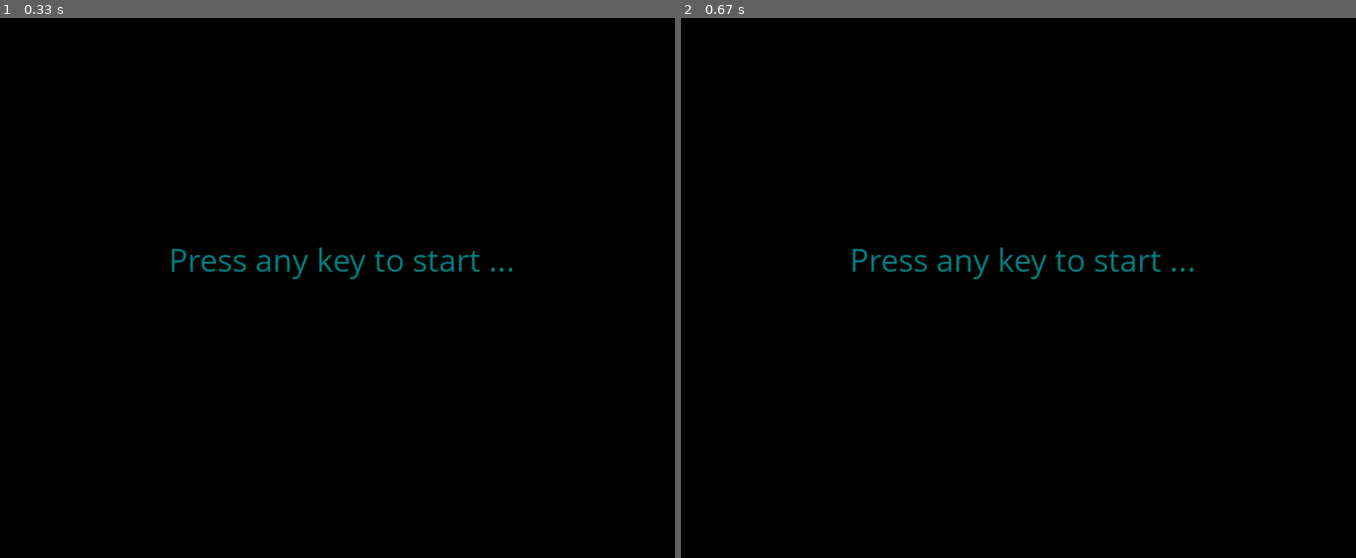
Above: before the commit, frames 1-2 (left to right).
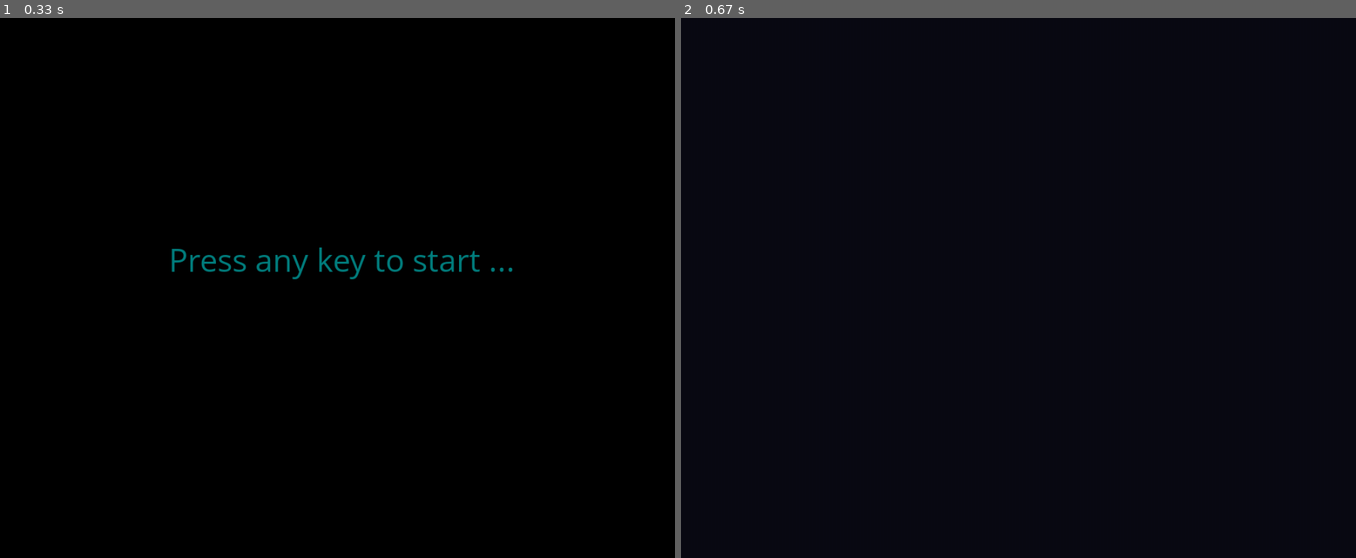
Above: after the commit, the same moments.

Repository: pandabb3356/pygame-tetris
Game: pygame game, started from run.py
Same seed, same stepped clock (60 frames per second), same inputs: the game is played once before the commit and once after it.
Inputs:
- Up to frame 1 (0.33 s): no input
- Up to frame 2 (0.67 s): tap Enter at 0.33 s

Frame 1 is identical in both runs. In frame 2, 0.6% of the frame differs, in the area x 25-76%, y 42-49%.

Commit message:
add tetris scene and board

Diff:
--- /dev/null
+++ b/tetris/engine/board.py
@@ -0,0 +1,41 @@
+from tetris.engine.piece import Piece
+from tetris.helper import Vector
+
+
+class Board:
+    BLOCK_SIZE: int = 30
+
+    _piece: Piece
+    _next_piece: Piece
+
+    def init(self):
+        """Initialize"""
+        self.reset()
+
+    def reset(self):
+        """Reset"""
+
+    def set_piece(self, piece: Piece):
+        """Set the piece"""
+        self._piece = piece
+
+    def switch_piece(self, piece: Piece):
+        """Switch the current piece & next piece"""
+        self.set_piece(piece)
+        self._next_piece = self.generate_piece()
+
+    @classmethod
+    def generate_piece(cls) -> Piece:
+        """Generate the piece"""
+
+    def lock_piece(self):
+        """Lock the collapsed piece"""
+
+    def rotate_piece(self, clockwise: bool = False):
+        """Rotate the piece"""
+
+    def clear_lines(self) -> int:
+        """Get the cleared lines"""
+
+    def check_move(self, vector: Vector) -> Vector:
+        """Get the coordinate vector with given vector"""
--- a/tetris/engine/piece.py
+++ b/tetris/engine/piece.py
@@ -11,7 +11,8 @@
     TShape,
     IShape,
 )
-from .texture import Texture, TContent
+from .texture import Texture
+from .typing import TContent
 
 
 class Piece:
--- /dev/null
+++ b/tetris/engine/speed.py
@@ -0,0 +1,40 @@
+from typing import Dict
+
+from tetris.engine.typing import (
+    type_of_level,
+    type_of_speed,
+    type_of_count,
+    type_of_accelerator,
+    type_of_speed_generator,
+)
+from tetris.helper import Factor
+
+
+def speed_generator(level: type_of_level, factor: Factor) -> type_of_speed:
+    return factor.a - level * factor.b
+
+
+def linear_accelerator(
+    start_speed: type_of_speed, count: type_of_count, factor: Factor
+) -> type_of_speed:
+    return start_speed - factor.a * count
+
+
+def non_linear_accelerator(
+    start_speed: type_of_speed, count: type_of_count, factor: Factor
+) -> type_of_speed:
+    return start_speed - factor.a * (count ** factor.b)
+
+
+_accelerator_map: Dict[str, type_of_accelerator] = {
+    "linear": linear_accelerator,
+    "nonlinear": non_linear_accelerator,
+}
+
+
+def create_accelerator(_type: str) -> type_of_accelerator:
+    return _accelerator_map.get(_type) or linear_accelerator
+
+
+def create_speed_generator() -> type_of_speed_generator:
+    return speed_generator
--- a/tetris/engine/texture.py
+++ b/tetris/engine/texture.py
@@ -1,6 +1,6 @@
-from typing import Generic, Set, Iterable, TypeVar
+from typing import Generic, Set, Iterable
 
-TContent = TypeVar("TContent")
+from tetris.engine.typing import TContent
 
 
 class Texture(Generic[TContent]):
--- /dev/null
+++ b/tetris/engine/typing.py
@@ -0,0 +1,13 @@
+from typing import Callable, TypeVar
+
+from tetris.helper import Factor
+
+type_of_level = int
+type_of_speed = float
+type_of_count = int
+type_of_score = int
+
+type_of_speed_generator = Callable[[type_of_level, Factor], float]
+type_of_accelerator = Callable[[type_of_speed, type_of_count, Factor], float]
+
+TContent = TypeVar("TContent")
--- a/tetris/helper.py
+++ b/tetris/helper.py
@@ -42,3 +42,9 @@
     r: int
     g: int
     b: int
+
+
+class Factor(NamedTuple):
+    a: float = 1.0
+    b: float = 1.0
+    c: float = 1.0
--- a/tetris/scene/__init__.py
+++ b/tetris/scene/__init__.py
@@ -1,2 +1,5 @@
 from .base import Scene
 from .start_menu import StartMenu
+from .tetris import Tetris
+
+StartMenu >> Tetris
--- /dev/null
+++ b/tetris/scene/tetris.py
@@ -0,0 +1,103 @@
+from .base import Scene, SceneParameter
+from ..engine.board import Board
+from ..engine.speed import create_accelerator, Factor, create_speed_generator
+from ..engine.typing import (
+    type_of_level,
+    type_of_score,
+    type_of_speed,
+    type_of_count,
+    type_of_accelerator,
+    type_of_speed_generator,
+)
+
+
+class Tetris(Scene):
+    """Tetris scene"""
+
+    BLOCK_SIZE: int = 30
+    N_ROWS: int = 10
+    N_COLS: int = 20
+    INIT_LEVEL: int = 1
+
+    ACCELERATOR_TYPE: str = "linear"
+    ACCELERATOR_FACTOR: Factor = Factor(a=1.0)
+    SPEED_FACTOR: Factor = Factor(a=1.0, b=0.05)
+
+    _board: Board
+
+    _level: type_of_level
+    _score: type_of_score
+
+    _falling_speed: type_of_speed
+    _fall_time: float
+
+    _game_over: bool
+
+    _accelerate_count: type_of_count
+
+    def init(self):
+        """Initialize"""
+        self.reset()
+        self._board = Board()
+
+    def reset(self):
+        """Reset Tetris"""
+        self.reset_score()
+        self.set_level(self.INIT_LEVEL)
+
+        self.reset_falling_speed()
+        self.reset_fall_time()
+
+        self._game_over = False
+
+        self.reset_accelerate_count()
+
+    def accelerate(self):
+        """Accelerate the falling speed"""
+        accelerator = create_accelerator(self.ACCELERATOR_TYPE)
+        accelerator(
+            self._falling_speed,
+            self._accelerate_count,
+            self.ACCELERATOR_FACTOR,
+        )
+
+    def reset_score(self):
+        """Reset the score"""
+        self._score = 0
+
+    def reset_accelerate_count(self):
+        """Reset accelerate count"""
+        self._accelerate_count = 0
+
+    def reset_falling_speed(self):
+        """Reset the falling speed based on current level"""
+        self._falling_speed = 0.0
+
+    def reset_fall_time(self):
+        """Reset the fall time"""
+        self._fall_time = 0.0
+
+    def calculate_level(self) -> type_of_level:
+        """Calculate level based on score"""
+        return (self._score // 100) + 1
+
+    def set_level(self, level: int):
+        """Set level"""
+        self._level = level
+
+    def get_level_speed(self) -> type_of_speed:
+        speed_generator = create_speed_generator()
+        return speed_generator(self._level, self.SPEED_FACTOR)
+
+    def should_upgrade_level(self) -> bool:
+        """Check level should upgrade or not"""
+        return self.calculate_level() > self._level
+
+    def upgrade_level(self):
+        """Upgrade level using calculated level"""
+        self.set_level(self.calculate_level())
+
+    def run(self, scene_parameter: SceneParameter):
+        """Tetris main run"""
+        # TODO: add tetris run
+        self.surface.fill((10, 10, 20))
